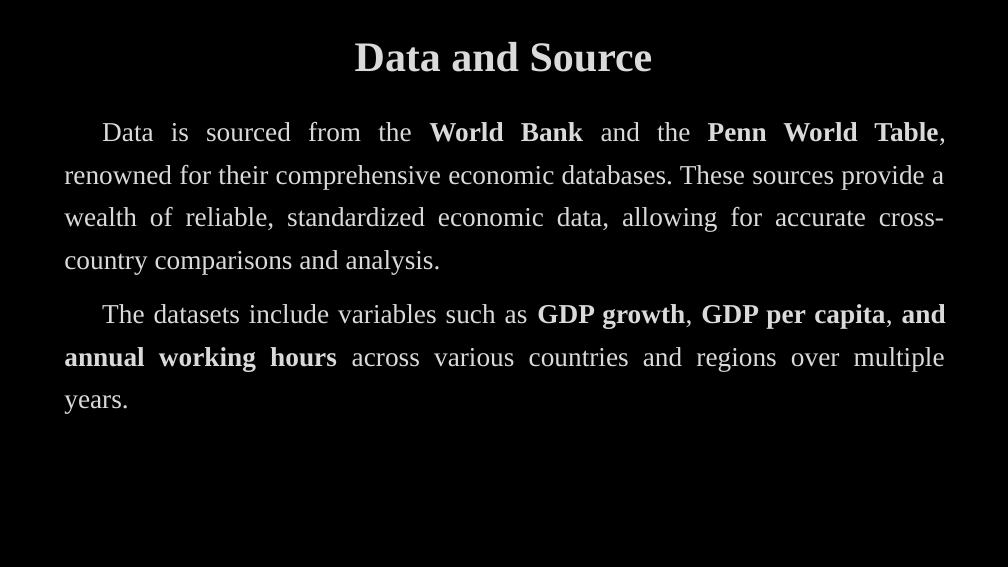
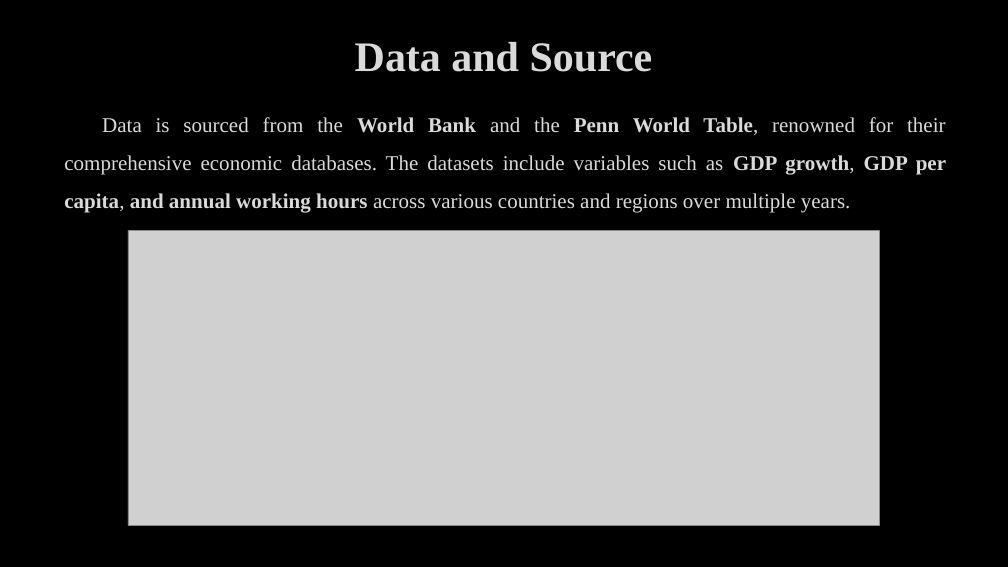
Before and after one commit to VUDataSci/data-presentation-kuangxh9, a slide deck: slide 3 of EDA_presentation.pptx. Drawn at 1008x567 pixels with LibreOffice and Linux fonts; fonts in the diff are those of the drawing; grey boxes stand for pictures; background and template pictures are left out. Boxes give left, top, right and bottom in pixels: in the first picture for what was removed or moved away, otherwise in the second. Text is boxed around its words. In the diff, an @@ line names an element or a change of style, - is before the commit and + after.

```diff
--- a/EDA_presentation.pptx
+++ b/EDA_presentation.pptx
@@ text at <box>64,117,946,212</box>: text changed; size 26 to 20 pt @@
-Data is sourced from the World Bank and the Penn World Table, renowned for their comprehensive economic databases. These sources provide a wealth of reliable, standardized economic data, allowing for accurate cross-country comparisons and analysis.
-The datasets include variables such as GDP growth, GDP per capita, and annual working hours across various countries and regions over multiple years.
+Data is sourced from the World Bank and the Penn World Table, renowned for their comprehensive economic databases. The datasets include variables such as GDP growth, GDP per capita, and annual working hours across various countries and regions over multiple years.
@@ picture added at <box>128,231,879,526</box> @@
```
Also in this commit, not shown: 4 other slides changed, 2 slides added, 6 other files.
